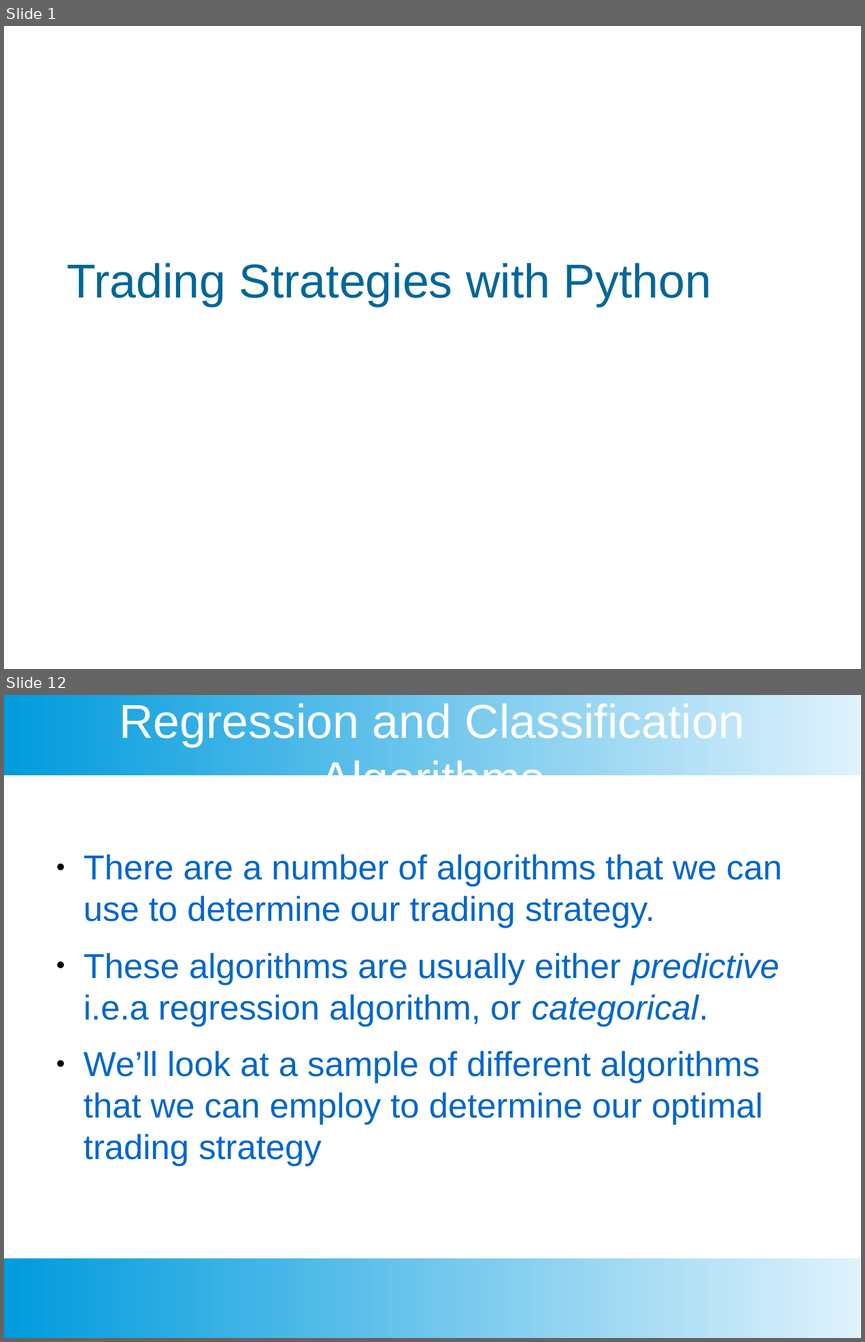
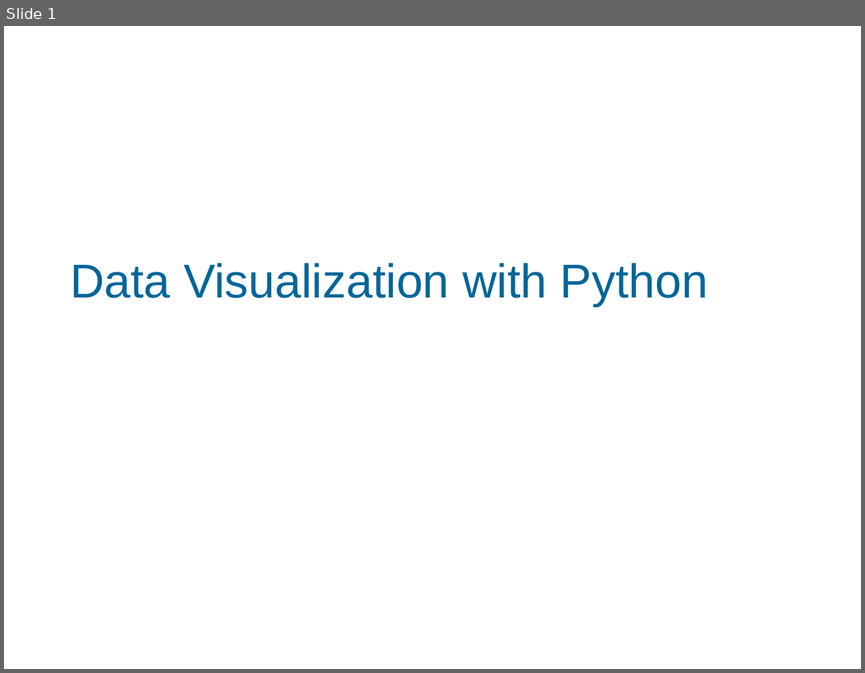
Before and after one commit to chankeypathak/CitiDataScience, a slide deck: marketanalyst/docs/Module 4.pptx. Shown one above the other, each under a label of ours: slides 1 and 12 before the commit, slide 1 after it; the slides between them are not shown. The pictures are 865x1342 and 865x673 pixels, drawn with LibreOffice and Linux fonts; fonts in the diff are those of the drawing; background and template pictures are left out. Boxes give left, top, right and bottom in pixels: in the first picture for what was removed or moved away, otherwise in the second. Text is boxed around its words. In the diff, an @@ line names an element or a change of style, - is before the commit and + after.

```diff
--- a/marketanalyst/docs/Module 4.pptx
+++ b/marketanalyst/docs/Module 4.pptx
@@ slide 12 removed at [4, 695, 861, 1338], background #FFFFFF @@
@@ rectangle removed at [4, 695, 861, 775] @@
@@ text removed at [119, 700, 745, 775] @@
-Regression and Classification Algorithms
@@ text removed at [84, 854, 782, 1166] @@
-● There are a number of algorithms that we can use to determine our trading strategy.
-● These algorithms are usually either predictive i.e.a regression algorithm, or categorical.
-● We’ll look at a sample of different algorithms that we can employ to determine our optimal trading strategy
@@ rectangle removed at [4, 1258, 861, 1338] @@
@@ slide 1 changed as well @@
@@ text at [70, 263, 708, 306]: text changed @@
-Trading Strategies with Python
+Data Visualization with Python
```
Also in this commit, not shown: 6 other slides changed, 19 slides added, 16 other slides removed, 31 other files.
